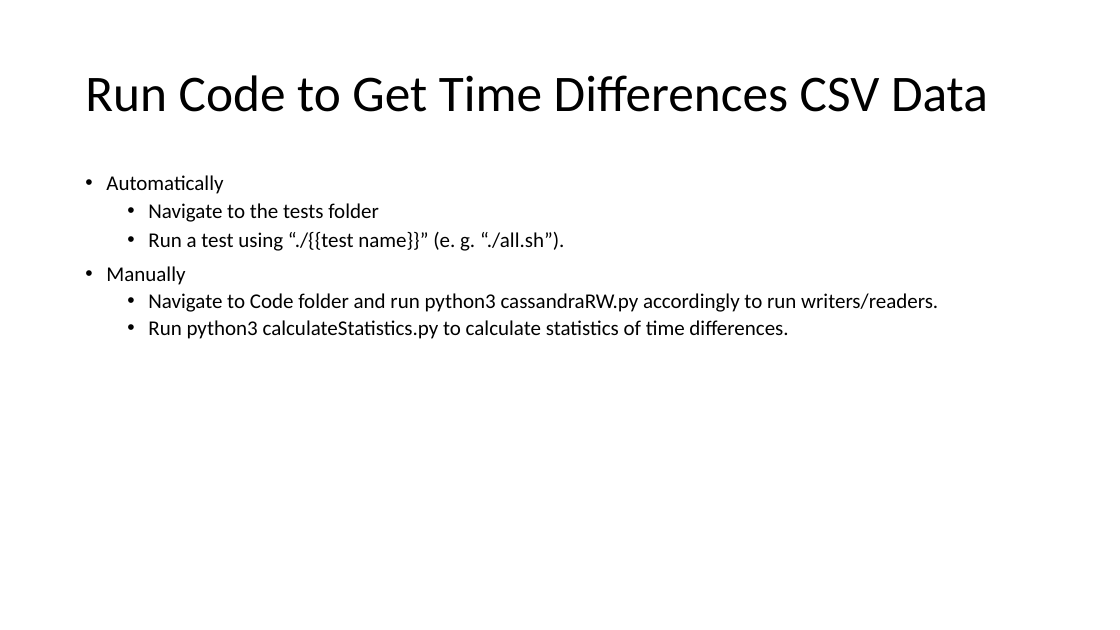
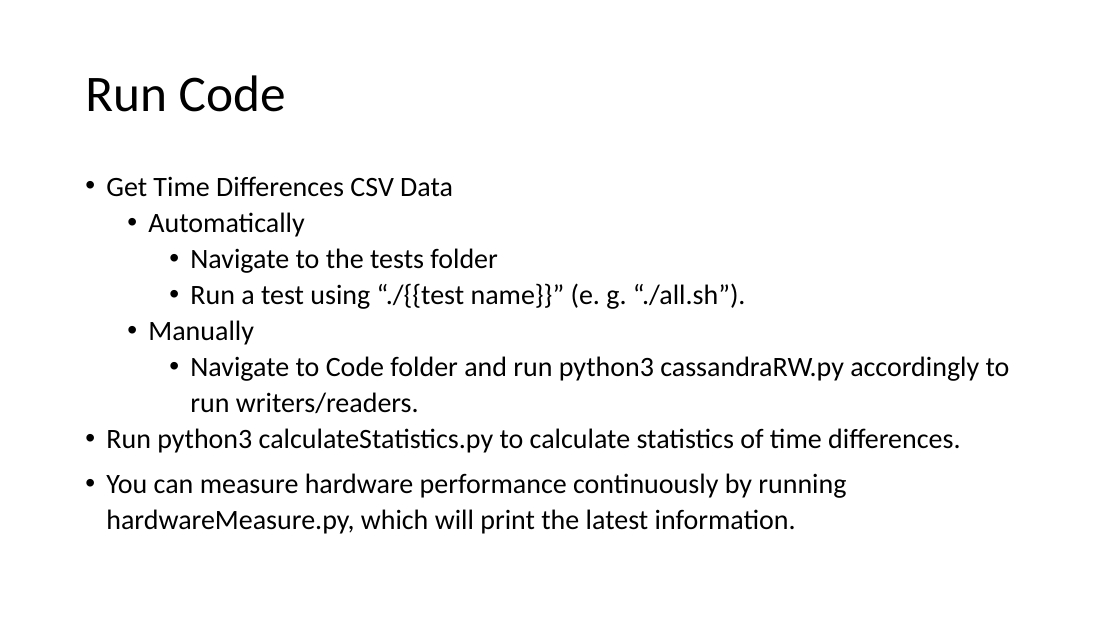
Before and after one commit to CS-6381/FinalProject, a slide deck: slide 11 of Datastores & Distributed File Systems/Apache Cassandra/JamesVu_CraigTopham_ThomasBoudreau/Documentation/CS 6381 Final Project_ApacheCassandra.pptx (slide 7 before the commit). Drawn at 1120x630 pixels with LibreOffice and Linux fonts; fonts in the diff are those of the drawing. Boxes give left, top, right and bottom in pixels: in the first picture for what was removed or moved away, otherwise in the second. Text is boxed around its words. In the diff, an @@ line names an element or a change of style, - is before the commit and + after.

```diff
--- a/Datastores & Distributed File Systems/Apache Cassandra/JamesVu_CraigTopham_ThomasBoudreau/Documentation/CS 6381 Final Project_ApacheCassandra.pptx
+++ b/Datastores & Distributed File Systems/Apache Cassandra/JamesVu_CraigTopham_ThomasBoudreau/Documentation/CS 6381 Final Project_ApacheCassandra.pptx
@@ title at bbox=[85, 75, 286, 112]: text changed @@
-Run Code to Get Time Differences CSV Data
+Run Code
@@ text at bbox=[106, 176, 453, 197]: paragraph added @@
+• Get Time Differences CSV Data
@@ text at bbox=[106, 212, 1010, 453]: size 18 to 24 pt in "Automatically", "Navigate to the tests folder", "Run a test using “./{{test name}}” (e. ...", "Manually" and 2 more places; list level 1 to 2 in "Automatically"; list level 2 to 3 in "Navigate to the tests folder"; list level 2 to 3 in "Run a test using “./{{test ..."; list level 1 to 2 in "Manually"; list level 2 to 3 in "Navigate to Code folder and ..."; list level 2 to 1 in "Run python3 calculateStatistics.py to calculate ..." @@
@@ text at bbox=[106, 473, 846, 534]: paragraph added @@
+• You can measure hardware performance continuously by running hardwareMeasure.py, which will print the latest information.
```
Also in this commit, not shown: 3 other slides changed, 4 slides added, 1 slide removed, 1 other file.
